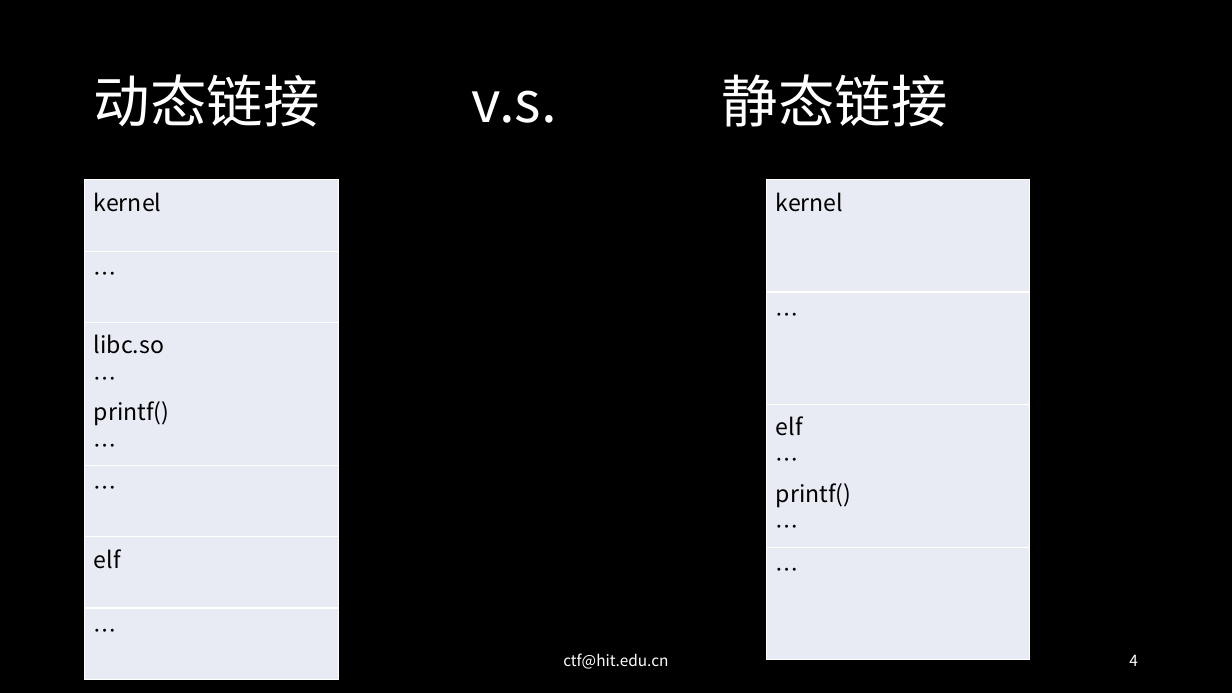
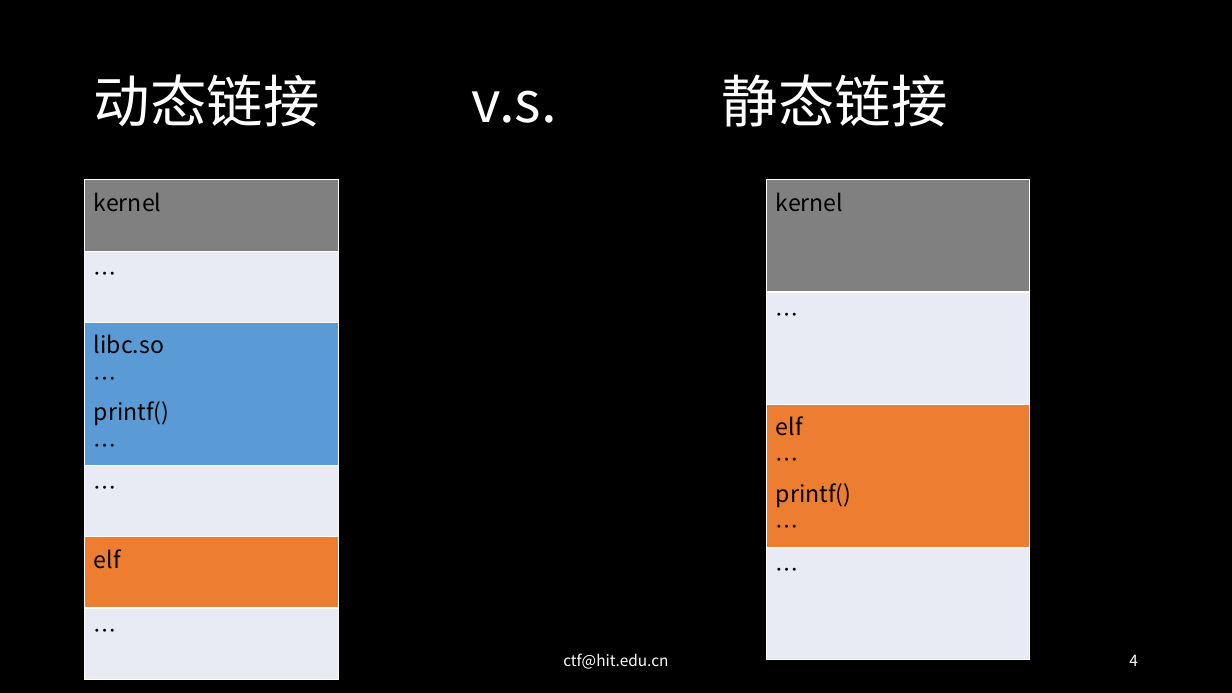
Before and after one commit to 7Hxz233/Lilac_2020_summer_pwn, a slide deck: slide 4 of slides/4-动态链接-plt表和got表.pptx. Drawn at 1232x693 pixels with LibreOffice and Linux fonts; fonts in the diff are those of the drawing. Boxes give left, top, right and bottom in pixels: in the first picture for what was removed or moved away, otherwise in the second. Text is boxed around its words. In the diff, an @@ line names an element or a change of style, - is before the commit and + after.

```diff
--- a/slides/4-动态链接-plt表和got表.pptx
+++ b/slides/4-动态链接-plt表和got表.pptx
@@ table at <box>85,180,339,657</box> @@
@@ fill #E9EBF5 to #808080 in row 1, column 1 @@
@@ fill #E9EBF5 to #5B9BD5 in row 3, column 1 @@
@@ fill #E9EBF5 to #ED7D31 in row 5, column 1 @@
@@ table at <box>767,180,1031,656</box> @@
@@ fill #E9EBF5 to #808080 in row 1, column 1 @@
@@ fill #E9EBF5 to #ED7D31 in row 3, column 1 @@
```
Also in this commit, not shown: 5 other slides changed, 3 slides added, 13 other files.
